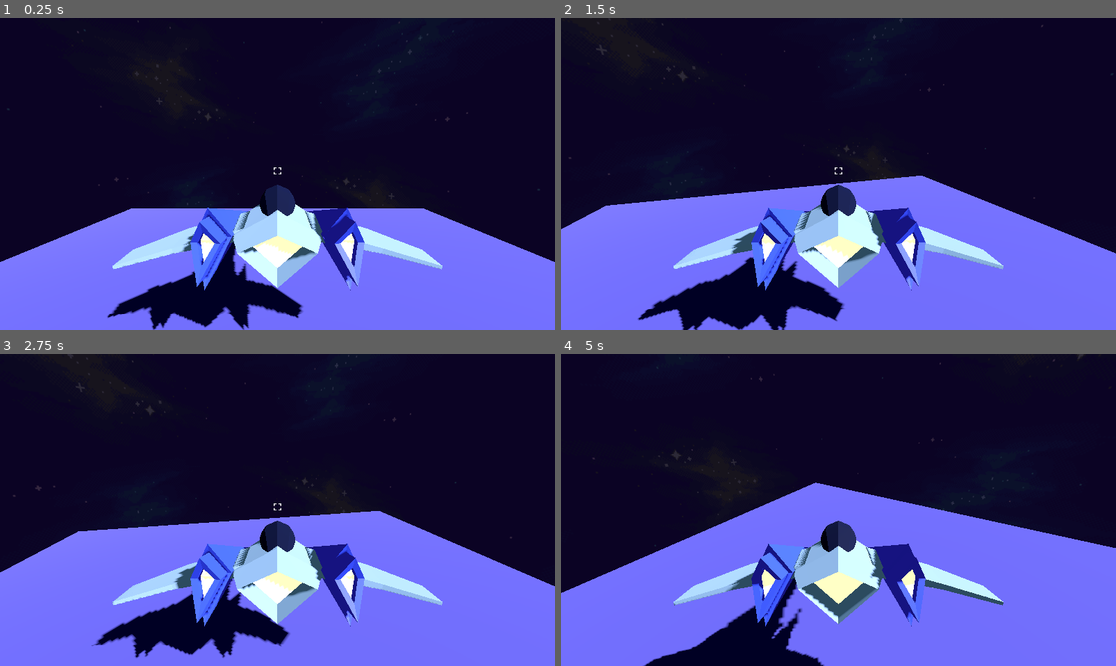
Above: before the commit, frames 1-4 (two rows, left to right).
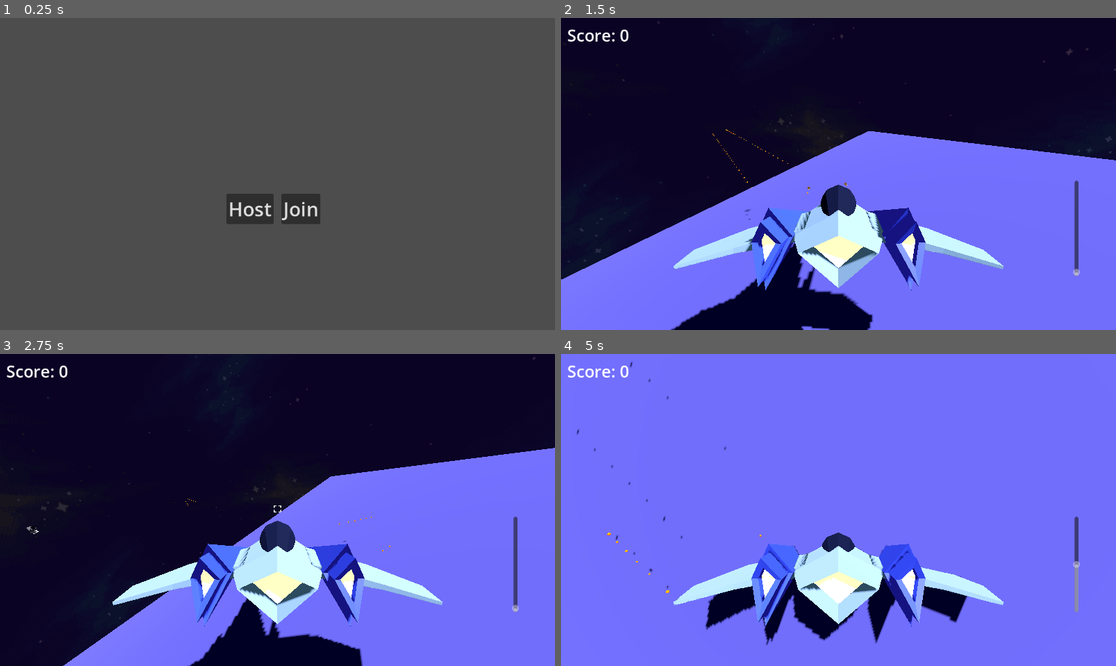
Above: after the commit, the same moments.

Repository: Bartek0x00/Space-Mission
Game: Godot game, scene res://scenes/start_screen.tscn
Two runs of this game, one before a commit and one after it. Both use one fixed random seed, a clock stepped at 60 frames per second and the inputs below. Before the commit the project starts from res://scenes/main.tscn.
Inputs (mouse positions are in pixels of both pictures, inside the frame that each line leads up to):
- Up to frame 1 (0.25 s): no input
- Up to frame 2 (1.5 s): click (860, 208) at 0.5 s, where only the run after the commit has a clickable "Join"; move the mouse to (960, 158) at 1.27 s; hold Right (ui_right) from 1.28 s (still down); click (960, 158) at 1.35 s
- Up to frame 3 (2.75 s): move the mouse to (166, 525) at 2.02 s; release Right (ui_right) at 2.03 s; hold S (throttle_down) from 2.03 s (still down); click (166, 525) at 2.1 s
- Up to frame 4 (5 s): move the mouse to (894, 441) at 2.77 s; release S (throttle_down) at 2.78 s; hold Right (ui_right) 2.78-3.53 s; click (894, 441) at 2.85 s; move the mouse to (810, 572) at 3.52 s; hold W (throttle_up) 3.53-4.28 s; click (810, 572) at 3.6 s; move the mouse to (1005, 556) at 4.27 s; hold Left (ui_left) from 4.28 s (still down); click (1005, 556) at 4.35 s; tap Escape (escape) at 4.9 s

The runs differ from the first frame. In frame 1, 100% of the frame differs, in the area x 0-100%, y 0-100%; in frame 2, 19%; in frame 3, 31%; in frame 4, 66%.

Commit message:
Shooting and Collecting

Diff:
--- a/project.godot
+++ b/project.godot
@@ -11,16 +11,40 @@
 [application]
 
 config/name="Space-Mission"
-run/main_scene="uid://ypck5285upfy"
+run/main_scene="uid://bmpw3y6v87q5o"
 config/features=PackedStringArray("4.4", "Forward Plus")
 config/icon="res://icon.svg"
+
+[autoload]
+
+MenuControl="*res://scripts/menu_control.gd"
 
 [display]
 
 window/subwindows/embed_subwindows=false
 
+[global_group]
+
+player=""
+
 [input]
 
+ui_left={
+"deadzone": 0.5,
+"events": [Object(InputEventKey,"resource_local_to_scene":false,"resource_name":"","device":0,"window_id":0,"alt_pressed":false,"shift_pressed":false,"ctrl_pressed":false,"meta_pressed":false,"pressed":false,"keycode":4194319,"physical_keycode":0,"key_label":0,"unicode":0,"location":0,"echo":false,"script":null)
+, Object(InputEventJoypadButton,"resource_local_to_scene":false,"resource_name":"","device":0,"button_index":13,"pressure":0.0,"pressed":false,"script":null)
+, Object(InputEventJoypadMotion,"resource_local_to_scene":false,"resource_name":"","device":0,"axis":0,"axis_value":-1.0,"script":null)
+, Object(InputEventKey,"resource_local_to_scene":false,"resource_name":"","device":-1,"window_id":0,"alt_pressed":false,"shift_pressed":false,"ctrl_pressed":false,"meta_pressed":false,"pressed":false,"keycode":0,"physical_keycode":65,"key_label":0,"unicode":97,"location":0,"echo":false,"script":null)
+]
+}
+ui_right={
+"deadzone": 0.5,
+"events": [Object(InputEventKey,"resource_local_to_scene":false,"resource_name":"","device":0,"window_id":0,"alt_pressed":false,"shift_pressed":false,"ctrl_pressed":false,"meta_pressed":false,"pressed":false,"keycode":4194321,"physical_keycode":0,"key_label":0,"unicode":0,"location":0,"echo":false,"script":null)
+, Object(InputEventJoypadButton,"resource_local_to_scene":false,"resource_name":"","device":0,"button_index":14,"pressure":0.0,"pressed":false,"script":null)
+, Object(InputEventJoypadMotion,"resource_local_to_scene":false,"resource_name":"","device":0,"axis":0,"axis_value":1.0,"script":null)
+, Object(InputEventKey,"resource_local_to_scene":false,"resource_name":"","device":-1,"window_id":0,"alt_pressed":false,"shift_pressed":false,"ctrl_pressed":false,"meta_pressed":false,"pressed":false,"keycode":0,"physical_keycode":68,"key_label":0,"unicode":100,"location":0,"echo":false,"script":null)
+]
+}
 escape={
 "deadzone": 0.2,
 "events": [Object(InputEventKey,"resource_local_to_scene":false,"resource_name":"","device":-1,"window_id":0,"alt_press …(195 unchanged characters)…
@@ -36,6 +60,25 @@
 "events": [Object(InputEventKey,"resource_local_to_scene":false,"resource_name":"","device":-1,"window_id":0,"alt_press …(192 unchanged characters)…
 ]
 }
+shoot={
+"deadzone": 0.2,
+"events": [Object(InputEventMouseButton,"resource_local_to_scene":false,"resource_name":"","device":-1,"window_id":0,"alt_pressed":false,"shift_pressed":false,"ctrl_pressed":false,"meta_pressed":false,"button_mask":1,"position":Vector2(167, 11),"global_position":Vector2(176, 59),"factor":1.0,"button_index":1,"canceled":false,"pressed":true,"double_click":true,"script":null)
+, Object(InputEventKey,"resource_local_to_scene":false,"resource_name":"","device":-1,"window_id":0,"alt_pressed":false,"shift_pressed":false,"ctrl_pressed":false,"meta_pressed":false,"pressed":false,"keycode":0,"physical_keycode":32,"key_label":0,"unicode":32,"location":0,"echo":false,"script":null)
+]
+}
+
+[layer_names]
+
+3d_physics/layer_1="player"
+3d_physics/layer_2="player_bullet"
+3d_physics/layer_3="enemy"
+3d_physics/layer_4="enemy_bullet"
+3d_physics/layer_5="immovable"
+3d_physics/layer_6="collectable"
+
+[physics]
+
+3d/default_gravity=0.0
 
 [rendering]
 
--- /dev/null
+++ b/scenes/bullet.tscn
@@ -0,0 +1,54 @@
+[gd_scene load_steps=7 format=3 uid="uid://25nsq23mqj57"]
+
+[ext_resource type="Script" uid="uid://8ln4aj57xhgr" path="res://scripts/bullet.gd" id="1_mkf8s"]
+
+[sub_resource type="StandardMaterial3D" id="StandardMaterial3D_h1aey"]
+albedo_color = Color(1, 0.7305, 0.23, 1)
+metallic = 0.55
+roughness = 0.39
+
+[sub_resource type="SphereMesh" id="SphereMesh_mkf8s"]
+material = SubResource("StandardMaterial3D_h1aey")
+radius = 0.1
+height = 0.2
+radial_segments = 32
+rings = 16
+is_hemisphere = true
+
+[sub_resource type="CapsuleShape3D" id="CapsuleShape3D_y25gk"]
+radius = 0.1
+height = 0.25
+
+[sub_resource type="StandardMaterial3D" id="StandardMaterial3D_mkf8s"]
+albedo_color = Color(1, 0.4, 0, 1)
+roughness = 0.1
+emission_enabled = true
+emission = Color(1, 0.4, 0, 1)
+
+[sub_resource type="SphereMesh" id="SphereMesh_y25gk"]
+
+[node name="Bullet" type="RigidBody3D"]
+continuous_cd = true
+contact_monitor = true
+max_contacts_reported = 4
+script = ExtResource("1_mkf8s")
+metadata/_edit_group_ = true
+
+[node name="MeshInstance3D" type="MeshInstance3D" parent="."]
+transform = Transform3D(1, 0, 0, 0, 0, 1, 0, -1, 0, 0, 0, 0.1)
+rotation_edit_mode = 2
+mesh = SubResource("SphereMesh_mkf8s")
+
+[node name="CollisionShape3D" type="CollisionShape3D" parent="."]
+transform = Transform3D(1, 0, 0, 0, 0, 1, 0, 1, 0, -0.00935087, 0.00723504, 0.0238898)
+rotation_edit_mode = 2
+shape = SubResource("CapsuleShape3D_y25gk")
+
+[node name="CPUParticles3D" type="CPUParticles3D" parent="."]
+transform = Transform3D(1, 0, 0, 0, 1, 0, 0, 0, 1, 0, 0, 0.16163)
+material_override = SubResource("StandardMaterial3D_mkf8s")
+amount = 32
+mesh = SubResource("SphereMesh_y25gk")
+gravity = Vector3(0, 0, 0)
+scale_amount_min = 0.05
+scale_amount_max = 0.1
--- /dev/null
+++ b/scenes/collectable.tscn
@@ -0,0 +1,62 @@
+[gd_scene load_steps=5 format=3 uid="uid://bxl7fugdldugv"]
+
+[ext_resource type="Script" uid="uid://wb6pa58votu3" path="res://scripts/collectable.gd" id="1_ti8a4"]
+
+[sub_resource type="SphereShape3D" id="SphereShape3D_llqga"]
+radius = 1.75
+
+[sub_resource type="StandardMaterial3D" id="StandardMaterial3D_ti8a4"]
+albedo_color = Color(0.54, 0.54, 0.54, 1)
+metallic = 1.0
+roughness = 0.3
+
+[sub_resource type="BoxMesh" id="BoxMesh_llfh3"]
+material = SubResource("StandardMaterial3D_ti8a4")
+
+[node name="Collectable" type="RigidBody3D"]
+collision_layer = 32
+collision_mask = 49
+contact_monitor = true
+max_contacts_reported = 4
+script = ExtResource("1_ti8a4")
+
+[node name="CollisionShape3D" type="CollisionShape3D" parent="."]
+shape = SubResource("SphereShape3D_llqga")
+
+[node name="MeshInstance3D" type="MeshInstance3D" parent="."]
+transform = Transform3D(0.518644, 0.0107966, -0.654358, -0.727725, 0.0134565, 0, 0.448804, 0.00934275, 0.756185, 0, 0, 0)
+mesh = SubResource("BoxMesh_llfh3")
+
+[node name="MeshInstance3D2" type="MeshInstance3D" parent="."]
+transform = Transform3D(-0.393575, -0.00819305, -0.818972, -0.907161, 0.00063117, 0.419553, -0.148856, 0.0178159, -0.391485, 0.179573, 0, -0.438395)
+mesh = SubResource("BoxMesh_llfh3")
+
+[node name="MeshInstance3D4" type="MeshInstance3D" parent="."]
+transform = Transform3D(-0.393575, -0.00819305, -0.818972, 0.349879, -0.0174982, 0.286622, -0.850108, -0.0034086, 0.497125, 0.179573, -0.235852, 0.446562)
+mesh = SubResource("BoxMesh_llfh3")
+
+[node name="MeshInstance3D5" type="MeshInstance3D" parent="."]
+transform = Transform3D(-0.51716, 0.00889645, -0.725901, -0.0993051, -0.0171513, -0.475326, -0.850108, -0.0034086, 0.497125, -0.371395, 0.287881, 0.446562)
+mesh = SubResource("BoxMesh_llfh3")
+
+[node name="MeshInstance3D6" type="MeshInstance3D" parent="."]
+transform = Transform3D(-0.281974, -0.012696, -0.708339, 0.444755, -0.0145645, 0.501122, -0.850108, -0.0034086, 0.497125, -0.371395, 0.287881, -0.779027)
+mesh = SubResource("BoxMesh_llfh3")
+
+[node name="MeshInstance3D7" type="MeshInstance3D" parent="."]
+transform = Transform3D(0.24767, -0.0115135, -0.770898, -0.332753, -0.0156724, 0.501178, -0.909909, 0.00259749, -0.393113, 0.262976, 0.350872, 0.985652)
+mesh = SubResource("BoxMesh_llfh3")
+
+[node name="MeshInstance3D8" type="MeshInstance3D" parent="."]
+transform = Transform3D(-0.0774176, -0.0193303, -0.152617, -0.407519, -0.00212744, 0.906736, -0.909909, 0.00259749, -0.393113, 0.262976, -0.509428, 0.164462)
+mesh = SubResource("BoxMesh_llfh3")
+
+[node name="MeshInstance3D9" type="MeshInstance3D" parent="."]
+transform = Transform3D(0.258592, -0.0189179, 0.0582089, -0.525301, -0.00176178, 0.846165, -0.810672, -0.00489293, -0.529733, 0.262976, 0.275612, -0.547925)
+mesh = SubResource("BoxMesh_llfh3")
+
+[node name="MeshInstance3D3" type="MeshInstance3D" parent="."]
+transform = Transform3D(-0.298749, -0.00470134, -0.923758, -0.454151, -0.0160025, 0.358451, -0.839342, 0.010332, 0.134845, 0.484934, 0, 0.0812305)
+mesh = SubResource("BoxMesh_llfh3")
+
+[connection signal="body_entered" from="." to="." method="_on_body_entered"]
--- a/scenes/main.tscn
+++ b/scenes/main.tscn
@@ -1,9 +1,12 @@
-[gd_scene load_steps=3 format=3 uid="uid://ypck5285upfy"]
+[gd_scene load_steps=5 format=3 uid="uid://ypck5285upfy"]
 
+[ext_resource type="Script" uid="uid://6h80g83l7sx0" path="res://scripts/main.gd" id="1_jyhfs"]
 [ext_resource type="PackedScene" uid="uid://wkq5kgabux7s" path="res://scenes/player.tscn" id="1_o5qli"]
 [ext_resource type="PackedScene" uid="uid://b8plt5tqj7bje" path="res://scenes/airfield.tscn" id="2_0wfyh"]
+[ext_resource type="PackedScene" uid="uid://bxl7fugdldugv" path="res://scenes/collectable.tscn" id="3_sugp2"]
 
 [node name="Main" type="Node3D"]
+script = ExtResource("1_jyhfs")
 
 [node name="Player" parent="." instance=ExtResource("1_o5qli")]
 transform = Transform3D(1, 0, 0, 0, 1, 0, 0, 0, 1, 0, 5.89611, 0)
@@ -14,3 +17,28 @@
 shadow_enabled = true
 
 [node name="Airfield" parent="." instance=ExtResource("2_0wfyh")]
+collision_layer = 16
+
+[node name="Collectable" parent="." instance=ExtResource("3_sugp2")]
+transform = Transform3D(0.946328, 0.323207, 0, -0.323207, 0.946328, 0, 0, 0, 1, -35.5113, 19.1792, -70.6894)
+
+[node name="Collectable2" parent="." instance=ExtResource("3_sugp2")]
+transform = Transform3D(0.772219, 0.263743, -0.578029, -0.537004, -0.215291, -0.815645, -0.339565, 0.940261, -0.0246209, 58.9153, -2.78223, -123.316)
+
+[node name="Collectable3" parent="." instance=ExtResource("3_sugp2")]
+transform = Transform3D(0.994349, 0.031251, 0.101459, 0.101176, 0.0104893, -0.994813, -0.0321534, 0.999457, 0.00726815, 58.9153, -18.7932, 1.54034)
+
+[node name="Collectable4" parent="." instance=ExtResource("3_sugp2")]
+transform = Transform3D(-0.328121, -0.891655, -0.311912, 0.196191, 0.258667, -0.945833, 0.924037, -0.371543, 0.0900607, -5.18584, 5.95644, -198.972)
+
+[node name="Collectable5" parent="." instance=ExtResource("3_sugp2")]
+transform = Transform3D(-0.328121, -0.891655, -0.311912, 0.196191, 0.258667, -0.945833, 0.924037, -0.371543, 0.0900607, -48.0803, 41.2057, 20.9024)
+
+[node name="Collectable6" parent="." instance=ExtResource("3_sugp2")]
+transform = Transform3D(-0.36321, -0.930864, 0.0396475, -0.931061, 0.361044, -0.0526594, 0.0347042, -0.0560406, -0.997825, -4.92794, -27.8957, 45.7608)
+
+[node name="Collectable7" parent="." instance=ExtResource("3_sugp2")]
+transform = Transform3D(-0.36321, -0.930864, 0.0396475, -0.768679, 0.323432, 0.551839, -0.52651, 0.169957, -0.833008, -59.8218, -51.5682, 3.53918)
+
+[node name="Collectable8" parent="." instance=ExtResource("3_sugp2")]
+transform = Transform3D(0.314412, -0.871423, -0.376521, -0.789894, -0.46015, 0.405376, -0.526509, 0.169957, -0.833008, 42.6928, 37.237, 31.8742)
--- a/scenes/player.tscn
+++ b/scenes/player.tscn
@@ -6,7 +6,7 @@
 [ext_resource type="Texture2D" uid="uid://cddsj5e431p5r" path="res://assets/crosshair1.png" id="3_qhqgy"]
 
 [sub_resource type="BoxShape3D" id="BoxShape3D_g2els"]
-size = Vector3(8, 2.5, 8)
+size = Vector3(8, 2.5, 10.5259)
 
 [sub_resource type="PanoramaSkyMaterial" id="PanoramaSkyMaterial_qlg0r"]
 panorama = ExtResource("3_dqkch")
@@ -19,14 +19,15 @@
 sky = SubResource("Sky_qhqgy")
 ambient_light_source = 3
 
-[node name="Player" type="CharacterBody3D"]
+[node name="Player" type="CharacterBody3D" groups=["player"]]
+collision_mask = 60
 script = ExtResource("1_g2els")
 metadata/_edit_group_ = true
 
 [node name="Mesh" parent="." instance=ExtResource("1_3vyb7")]
 
 [node name="Collision" type="CollisionShape3D" parent="."]
-transform = Transform3D(1, 0, 0, 0, 1, 0, 0, 0, 1, 0, 0, -2)
+transform = Transform3D(1, 0, 0, 0, 1, 0, 0, 0, 1, 0, 0, -2.28296)
 shape = SubResource("BoxShape3D_g2els")
 
 [node name="Camera3D" type="Camera3D" parent="."]
@@ -34,5 +35,48 @@
 environment = SubResource("Environment_dqkch")
 
 [node name="Crosshair" type="Sprite3D" parent="."]
-transform = Transform3D(1, 0, 0, 0, 1, 0, 0, 0, 1, 0, -1.17197, -28.5668)
+transform = Transform3D(1, 0, 0, 0, 1, 0, 0, 0, 1, 0, -1.5, -28.567)
 texture = ExtResource("3_qhqgy")
+
+[node name="Guns" type="Node3D" parent="."]
+transform = Transform3D(1, 0, 0, 0, 0.999391, -0.0348995, 0, 0.0348995, 0.999391, 0, 0.376025, -5.09144)
+
+[node name="RightGun" type="Marker3D" parent="Guns"]
+transform = Transform3D(0.999848, 0, 0.0174524, 0, 1, 0, -0.0174524, 0, 0.999848, 1.5, -0.6, -2.3)
+
+[node name="LeftGun" type="Marker3D" parent="Guns"]
+transform = Transform3D(0.999848, 0, -0.0174524, 0, 1, 0, 0.0174524, 0, 0.999848, -1.5, -0.6, -2.3)
+
+[node name="UI" type="CanvasLayer" parent="."]
+
+[node name="Score" type="Label" parent="UI" groups=["collectable"]]
+anchors_preset = -1
+anchor_left = 0.012
+anchor_top = 0.023
+anchor_right = 0.046
+anchor_bottom = 0.035
+offset_left = -0.824
+offset_top = -2.904
+offset_right = 55.008
+offset_bottom = 19.32
+theme_override_font_sizes/font_size = 34
+text = "Score: 0"
+
+[node name="Throttle" type="VSlider" parent="UI"]
+anchors_preset = -1
+anchor_left = 0.924
+anchor_top = 0.638
+anchor_right = 0.924
+anchor_bottom = 0.638
+offset_left = -30.448
+offset_top = -75.424
+offset_right = 42.552
+offset_bottom = 122.576
+grow_horizontal = 0
+grow_vertical = 2
+size_flags_horizontal = 8
+max_value = 24.0
+step = 2.0
+rounded = true
+editable = false
+scrollable = false
--- /dev/null
+++ b/scenes/start_screen.tscn
@@ -0,0 +1,33 @@
+[gd_scene load_steps=2 format=3 uid="uid://bmpw3y6v87q5o"]
+
+[ext_resource type="Script" uid="uid://jnwlmcxm1ye6" path="res://scripts/start_screen.gd" id="1_tx5wa"]
+
+[node name="StartScreen" type="Control"]
+layout_mode = 3
+anchors_preset = 15
+anchor_right = 1.0
+anchor_bottom = 1.0
+grow_horizontal = 2
+grow_vertical = 2
+script = ExtResource("1_tx5wa")
+
+[node name="JoinButton" type="Button" parent="."]
+layout_mode = 0
+offset_left = 584.0
+offset_top = 365.0
+offset_right = 665.0
+offset_bottom = 428.0
+theme_override_font_sizes/font_size = 40
+text = "Join"
+
+[node name="HostButton" type="Button" parent="."]
+layout_mode = 0
+offset_left = 470.0
+offset_top = 365.0
+offset_right = 568.0
+offset_bottom = 428.0
+theme_override_font_sizes/font_size = 40
+text = "Host"
+
+[connection signal="button_down" from="JoinButton" to="." method="_on_join_button_button_down"]
+[connection signal="button_down" from="HostButton" to="." method="_on_host_button_button_down"]
--- /dev/null
+++ b/scripts/bullet.gd
@@ -0,0 +1,8 @@
+extends RigidBody3D
+
+@export var SPEED: float = 30.0
+@export var TIMEOUT: float = 4.0
+
+func _ready() -> void:
+	await get_tree().create_timer(TIMEOUT).timeout
+	queue_free()
--- /dev/null
+++ b/scripts/collectable.gd
@@ -0,0 +1,18 @@
+extends RigidBody3D
+
+@export var MAX_ROTATION_SPEED: float = 10.0
+@export var SCORE: int = 50
+
+func _ready() -> void:
+	angular_velocity = Vector3(
+		randf() * 2 - 1,
+		randf() * 2 - 1,
+		randf() * 2 - 1
+	) * randf() * MAX_ROTATION_SPEED
+
+
+
+func _on_body_entered(body: Node) -> void:
+	if body.is_in_group("player"):
+		body.add_score(SCORE)
+		queue_free()
--- /dev/null
+++ b/scripts/main.gd
@@ -0,0 +1,34 @@
+extends Node3D
+
+signal player_connected(peer_id, player_info)
+
+var players = {}
+var players_count: int = 0
+
+var player_info = {"nickname": "Rafau"}
+
+func _ready() -> void:
+	player_connected.connect(_on_player_connected)
+
+func init_server(port: int = 12345) -> void:
+	var peer = ENetMultiplayerPeer.new()
+	var error = peer.create_server(port, 32)
+	if error:
+		print(error)
+	else:
+		print("Server waiting for connection...")
+		multiplayer.multiplayer_peer = peer
+		players[1] = player_info
+		player_connected.emit(1, player_info)
+
+func init_client(addr: String = "127.0.0.1", port: int = 12345) -> void:
+	var peer = ENetMultiplayerPeer.new()
+	var error = peer.create_client(addr, port)
+	if error:
+		print(error)
+	else:
+		print("Connected to the server")
+		multiplayer.multiplayer_peer = peer
+
+func _on_player_connected(peer_id, player_info) -> void:
+	print("Player %s (%d) connected", player_info.nickname, peer_id)
--- /dev/null
+++ b/scripts/menu_control.gd
@@ -0,0 +1,8 @@
+extends Node
+
+func _input(event: InputEvent) -> void:
+	if event.is_action_pressed("escape"):
+		if get_node("/root/Main").process_mode != Node.PROCESS_MODE_DISABLED:
+			get_node("/root/Main").process_mode = Node.PROCESS_MODE_DISABLED
+		else:
+			get_node("/root/Main").process_mode = Node.PROCESS_MODE_INHERIT
--- a/scripts/player.gd
+++ b/scripts/player.gd
@@ -1,18 +1,37 @@
 extends CharacterBody3D
 
-const MOUSE_SENSITIVITY: float = 0.003
+const MOUSE_SENSITIVITY: float = 0.0001
 
-const THROTTLE_SENSITIVITY: float = 4.0
-const MAX_THROTTLE: float = 10.0
+const THROTTLE_SENSITIVITY: float = 0.25
+const MAX_THROTTLE: float = 50.0
 
-const ROTATION_SENSITIVITY: float = 0.005
+const ROTATION_SENSITIVITY: float = 0.01
 
 var throttle: float = 0.0
-var line: Line2D
 
-var yaw: float = 0.0
-var pitch: float = 0.0
-var roll: float = 0.0
+const SHOOT_COOLDOWN: float = 0.4
+@export var bullet_scene: PackedScene = preload("res://scenes/bullet.tscn")
+@export var bullet_cooldown: float
+var last_shot_time: float = -1.0
+
+var score: int = 0
+var _last_score: int = 0
+
+func shoot_bullets() -> void:
+	var now = Time.get_ticks_msec() / 1000.0
+	if now - last_shot_time >= SHOOT_COOLDOWN:
+		for gun in $Guns.get_children():
+			var bullet = bullet_scene.instantiate()
+			get_parent().add_child(bullet)
+			bullet.global_transform = gun.global_transform
+			bullet.linear_velocity = -bullet.transform.basis.z * bullet.SPEED
+		last_shot_time = now
+
+func add_score(value: int) -> void:
+	score += value
+	if score != _last_score:
+		$UI/Score.text = "Score: " + str(score)
+		_last_score = score
 
 func _ready() -> void:
 	var img = preload("res://assets/crosshair2.png").get_image()
@@ -20,31 +39,38 @@
 	DisplayServer.cursor_set_custom_image(img, DisplayServer.CURSOR_ARROW, Vector2(16, 16))
 
 func _input(event: InputEvent) -> void:
-	if event.is_action_pressed("throttle_down"):
+	if event.is_action_released("shoot"):
+		shoot_bullets()
+
+func _physics_process(_delta: float) -> void:
+	var rot_vector = Vector2.ZERO
+	if get_window().has_focus():
+		var mouse_pos = get_viewport().get_mouse_position()
+		var screen_center = get_window().size * 0.5
+		rot_vector = (mouse_pos - screen_center) * Vector2(-1, -1)
+
+	var local_right = (quaternion * Vector3.RIGHT).normalized()
+	var local_up = (quaternion * Vector3.UP).normalized()
+	var local_forward = (quaternion * Vector3.FORWARD).normalized()
+
+	quaternion = Quaternion(local_up, rot_vector.x * MOUSE_SENSITIVITY) * quaternion
+	quaternion = Quaternion(local_right, rot_vector.y * MOUSE_SENSITIVITY) * quaternion
+	quaternion = Quaternion(local_forward, -rot_vector.x * 0.00005) * quaternion
+
+	if Input.is_action_pressed("ui_left"):
+		quaternion = Quaternion(local_forward, -ROTATION_SENSITIVITY) * quaternion
+	if Input.is_action_pressed("ui_right"):
+		quaternion = Quaternion(local_forward, ROTATION_SENSITIVITY) * quaternion
+
+	quaternion = quaternion.normalized()
+
+	if Input.is_action_pressed("throttle_down"):
 		throttle -= THROTTLE_SENSITIVITY
 		throttle = clamp(throttle, 0.0, MAX_THROTTLE)
-	if event.is_action_pressed("throttle_up"):
+		$UI/Throttle.value = throttle
+	if Input.is_action_pressed("throttle_up"):
 		throttle += THROTTLE_SENSITIVITY
 		throttle = clamp(throttle, 0.0, MAX_THROTTLE)
-
-	if event.is_action_pressed("escape"):
-		if get_tree().root.process_mode != Node.PROCESS_MODE_DISABLED:
-			get_tree().root.process_mode = Node.PROCESS_MODE_DISABLED
-		else:
-			get_tree().root.process_mode = Node.PROCESS_MODE_INHERIT
-
-func _physics_process(delta: float) -> void:
-	var screen_center = get_window().size * 0.5
-	var mouse_pos = get_viewport().get_mouse_position()
-	var rot_vector = (mouse_pos - screen_center) * Vector2(-1, -1)
-
-	rotation_degrees.y += rot_vector.x * MOUSE_SENSITIVITY
-	rotation_degrees.x += rot_vector.y * MOUSE_SENSITIVITY
-
-	if Input.is_action_pressed("ui_left"):
-		rotation_degrees.z += ROTATION_SENSITIVITY
-	if Input.is_action_pressed("ui_right"):
-		rotation_degrees.z -= ROTATION_SENSITIVITY
-
-	velocity = -transform.basis.z * throttle
+		$UI/Throttle.value = throttle
+	velocity = -basis.z * throttle
 	move_and_slide()
--- /dev/null
+++ b/scripts/start_screen.gd
@@ -0,0 +1,18 @@
+extends Control
+
+const PORT: int = 12345
+const IP_ADDR: String = "127.0.0.1"
+
+var packed_main: PackedScene = preload("res://scenes/main.tscn")
+
+func _on_join_button_button_down() -> void:
+	var main_instance = packed_main.instantiate()
+	get_tree().root.add_child(main_instance)
+	queue_free()
+	main_instance.call_deferred("init_client", IP_ADDR, PORT)
+
+func _on_host_button_button_down() -> void:
+	var main_instance = packed_main.instantiate()
+	get_tree().root.add_child(main_instance)
+	queue_free()
+	main_instance.call_deferred("init_server", PORT)
Not shown, added: scripts/bullet.gd.uid
Not shown, added: scripts/collectable.gd.uid
Not shown, added: scripts/main.gd.uid
Not shown, added: scripts/menu_control.gd.uid
Not shown, added: scripts/start_screen.gd.uid
